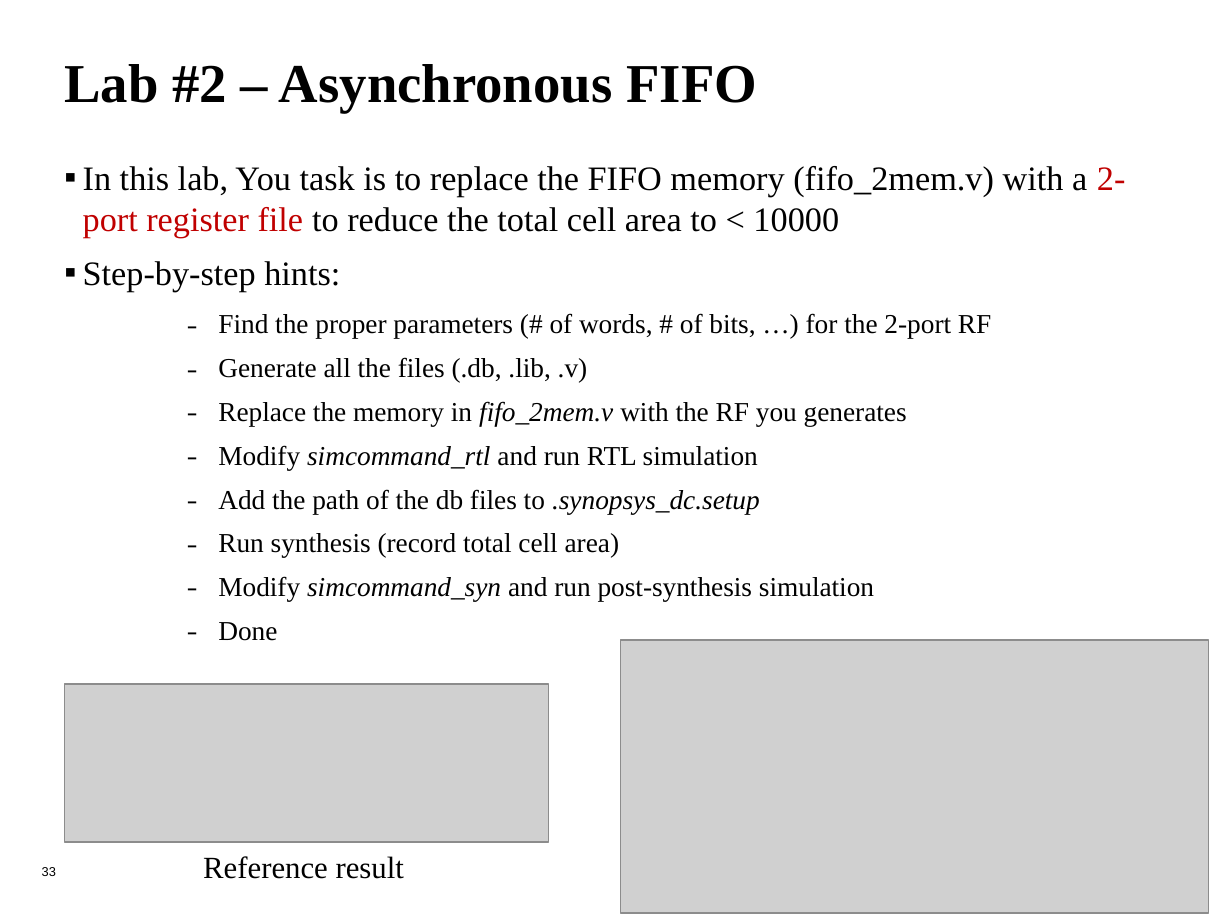
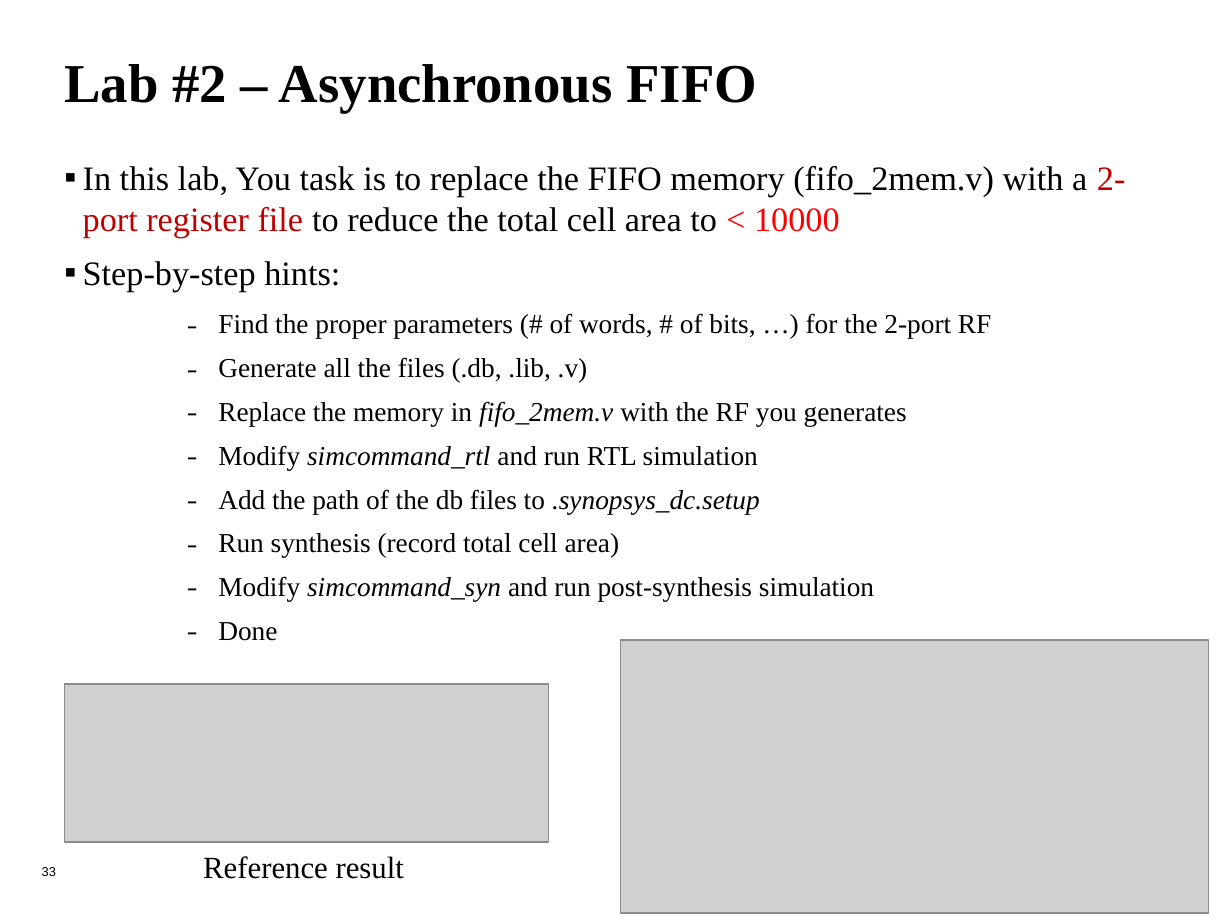
Before and after one commit to leo870823/2020-SRAM-training-course, a slide deck: slide 33 of MemoryCompiler_tutorial.pptx. Drawn at 1232x924 pixels with LibreOffice and Linux fonts; fonts in the diff are those of the drawing; grey boxes stand for pictures; background and template pictures are left out. Boxes give left, top, right and bottom in pixels: in the first picture for what was removed or moved away, otherwise in the second. Text is boxed around its words. In the diff, an @@ line names an element or a change of style, - is before the commit and + after.

```diff
--- a/MemoryCompiler_tutorial.pptx
+++ b/MemoryCompiler_tutorial.pptx
@@ text at (83,166,1126,238): text colour #000000 to #FF0000 in "< 10000" @@
```
Also in this commit, not shown: 10 other slides changed, 1 other file.
